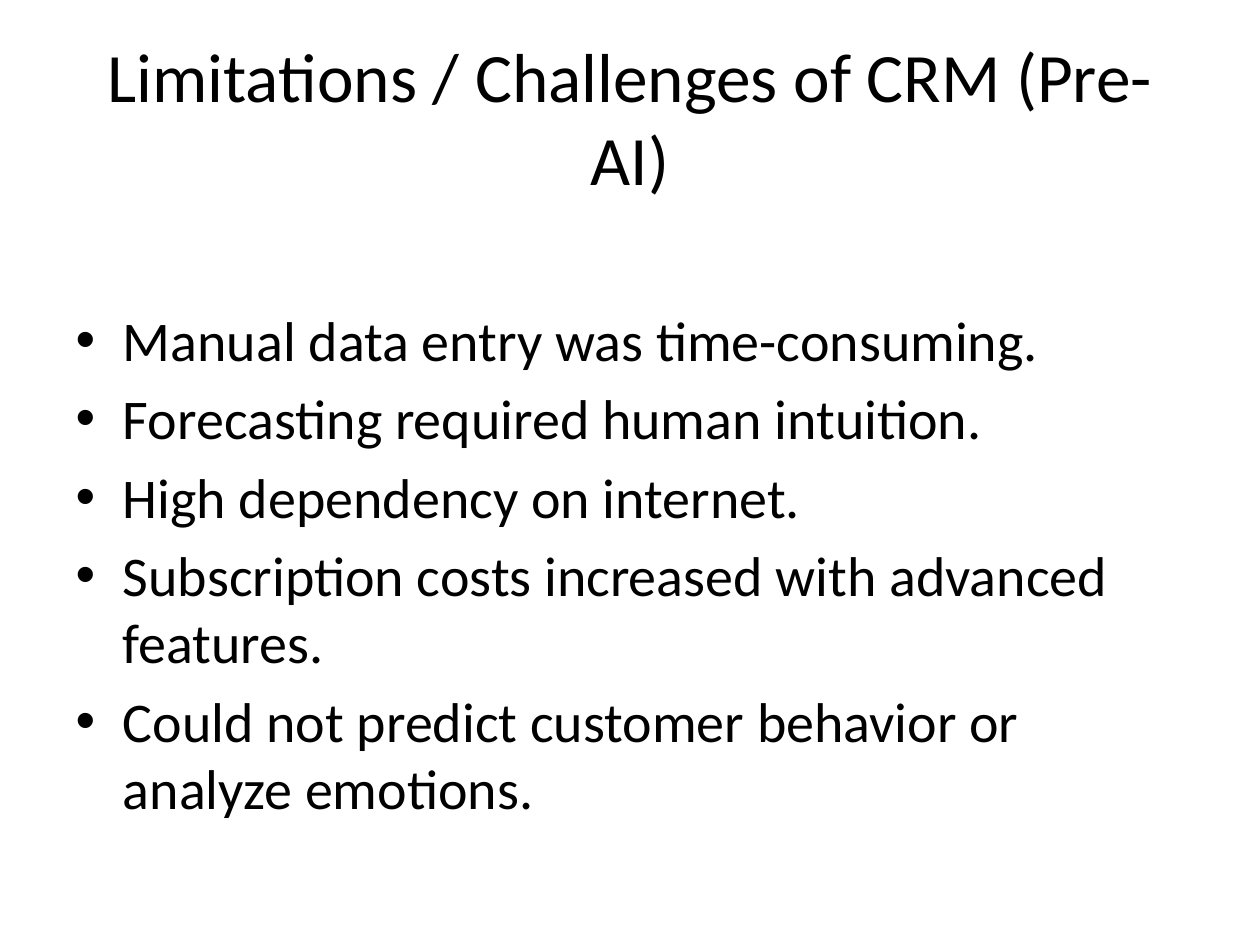
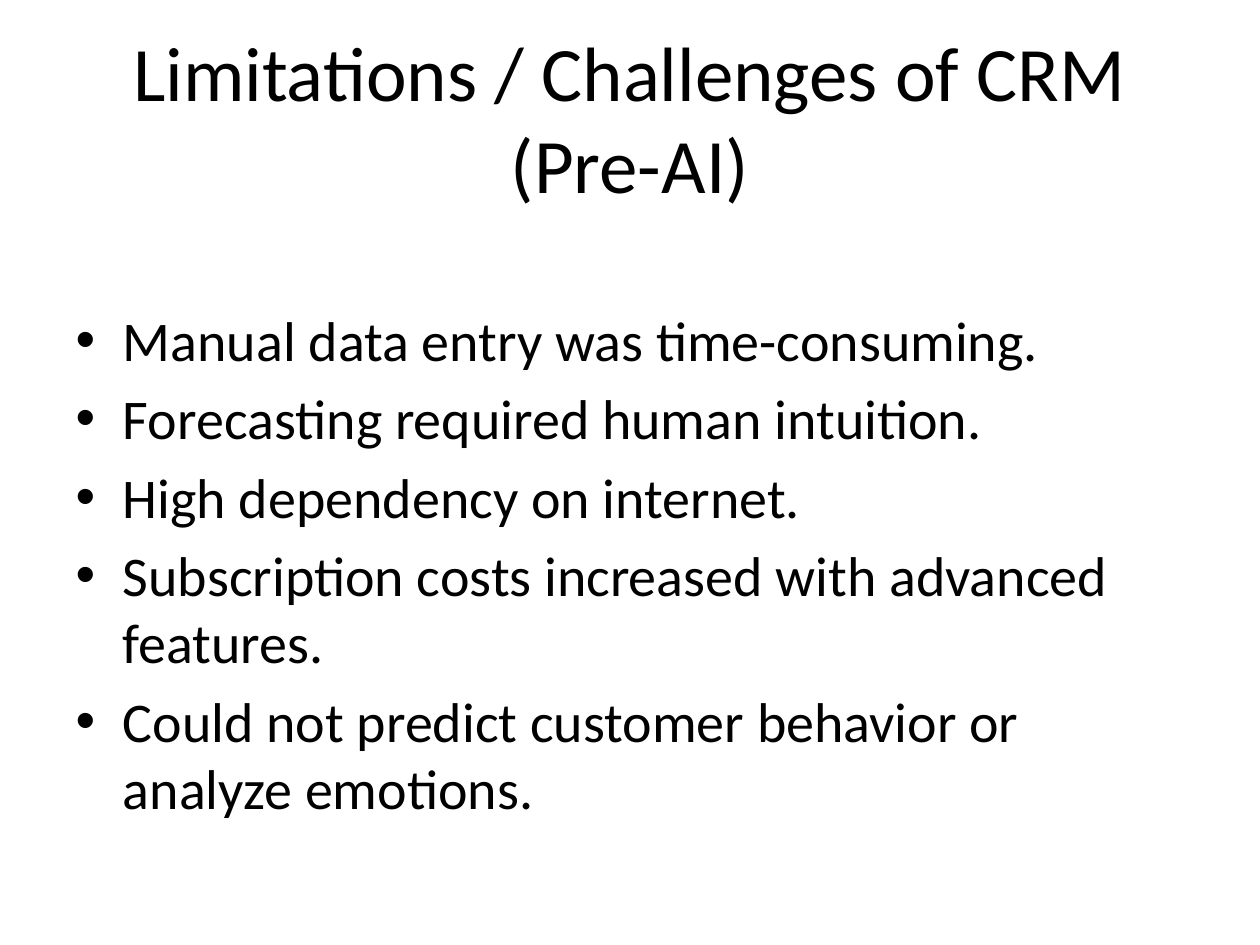
Before and after one commit to sumitk992/latex, a slide deck: slide 8 of CRM_Era_1999_2015_Sumit_Updated.pptx (slide 9 before the commit). Drawn at 1260x945 pixels with LibreOffice and Linux fonts; fonts in the diff are those of the drawing. Boxes give left, top, right and bottom in pixels: in the first picture for what was removed or moved away, otherwise in the second. Text is boxed around its words. In the diff, an @@ line names an element or a change of style, - is before the commit and + after.

```diff
--- a/CRM_Era_1999_2015_Sumit_Updated.pptx
+++ b/CRM_Era_1999_2015_Sumit_Updated.pptx
@@ title "Limitations / Challenges of CRM ..." at (x1=133, y1=47, x2=1126, y2=204): size 39.6 to 44 pt @@
```
Also in this commit, not shown: 3 other slides changed.
